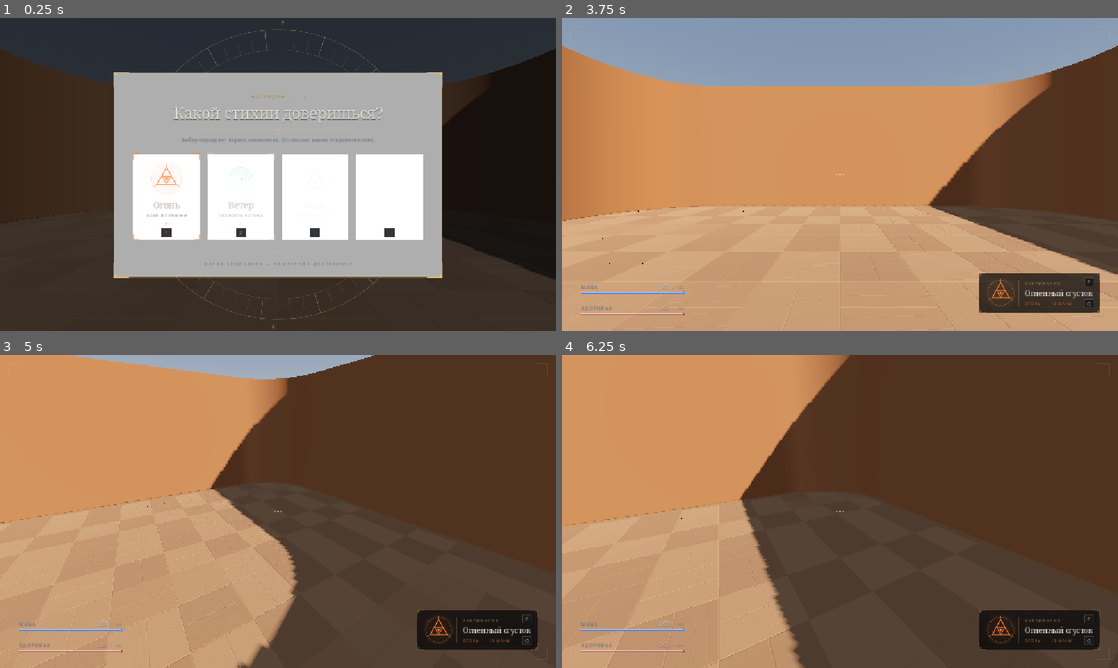
Above: before the commit, frames 1-4 (two rows, left to right).
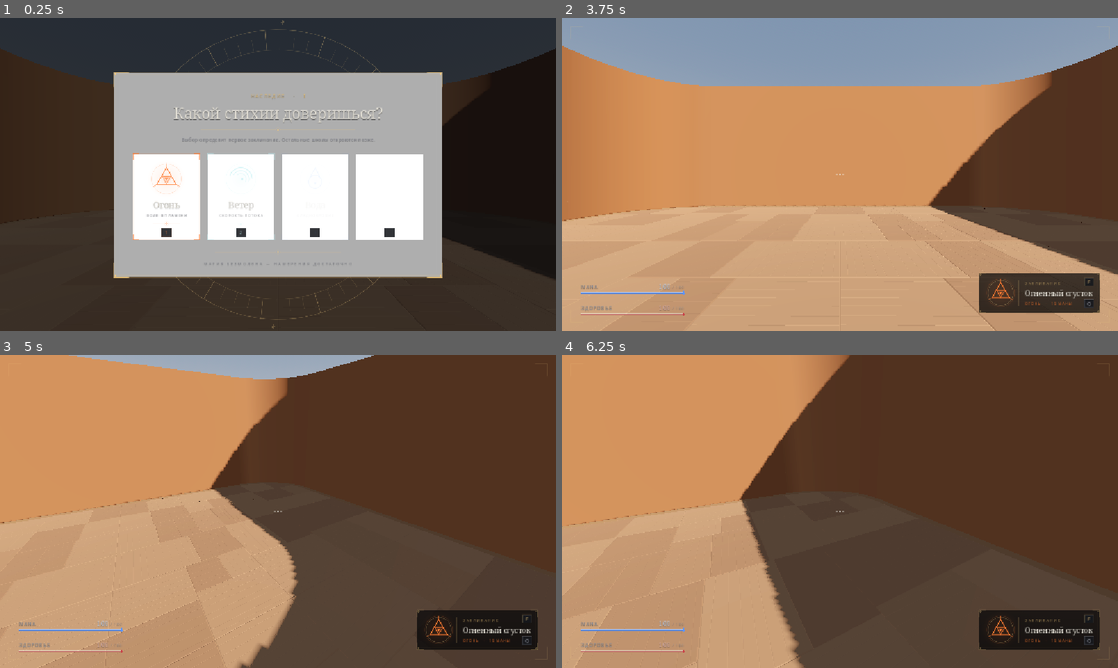
Above: after the commit, the same moments.

Repository: Tunwell1/test-game
Game: Godot game, scene res://main.tscn
Two runs of this game, one before a commit and one after it. Both use one fixed random seed, a clock stepped at 60 frames per second and the inputs below.
Inputs (mouse positions are in pixels of both pictures, inside the frame that each line leads up to):
- Up to frame 1 (0.25 s): no input
- Up to frame 2 (3.75 s): tap Enter at 0.5 s; move the mouse to (812, 237) at 0.52 s; hold W (move_forward) 0.53-2.03 s; tap F (cast_spell) at 0.6 s; click (812, 237) at 0.67 s; tap Space (jump) at 0.77, 1.52, 3.02, 3.5 s; move the mouse to (1006, 221) at 1.27 s; tap Ctrl (crouch) at 1.35 s; move the mouse to (673, 127) at 2.02 s; hold A (move_left) 2.03-3.53 s; tap E (interact) at 2.1 s; move the mouse to (867, 174) at 2.77 s; tap Q (next_spell) at 2.85 s; click (867, 174) at 2.92 s; move the mouse to (756, 96) at 3.52 s; hold S (move_back) from 3.53 s (still down); tap 1 (pick_school_1) at 3.6 s
- Up to frame 3 (5 s): tap Space (jump) at 3.77, 4.52 s; move the mouse to (305, 511) at 4.27 s; release S (move_back) at 4.28 s; hold W (move_forward) from 4.28 s (still down); tap 2 (pick_school_2) at 4.35 s
- Up to frame 4 (6.25 s): move the mouse to (812, 511) at 5.02 s; tap 3 (pick_school_3) at 5.1 s; click (812, 511) at 5.17 s; move the mouse to (851, 505) at 5.77 s; release W (move_forward) at 5.78 s; hold D (move_right) from 5.78 s (still down); tap 4 (pick_school_4) at 5.85 s; tap Space (jump) at 6.02 s

The runs differ from the first frame. In frame 2, 0.3% of the frame differs, in the area x 7-100%, y 60-100%; in frame 3, 0.4%, in the area x 0-54%, y 43-100%; in frame 4, 0.2%.

Commit message:
Add seven symmetric floor pattern previews
Co-authored-by: arena-agent <297053741+arena-agent@users.noreply.github.com>

Diff:
--- /dev/null
+++ b/floor_variant_selector.gd
@@ -0,0 +1,53 @@
+extends Node3D
+
+## Lets you compare the seven mirrored floor candidates in the running scene.
+## Press F1-F7 to load a floor; only the selected mesh stays in the scene.
+const FLOOR_SCENES: Array[String] = [
+	"res://Models/Floor/Wood_Floor_Whole.glb",
+	"res://Models/Floor/Wood_Floor_Variant_02.glb",
+	"res://Models/Floor/Wood_Floor_Variant_03.glb",
+	"res://Models/Floor/Wood_Floor_Variant_04.glb",
+	"res://Models/Floor/Wood_Floor_Variant_05.glb",
+	"res://Models/Floor/Wood_Floor_Variant_06.glb",
+	"res://Models/Floor/Wood_Floor_Variant_07.glb",
+]
+const HOTKEYS := [KEY_F1, KEY_F2, KEY_F3, KEY_F4, KEY_F5, KEY_F6, KEY_F7]
+
+var current_floor: Node3D
+var current_index := -1
+
+
+func _ready() -> void:
+	_show_floor(0)
+
+
+func _unhandled_key_input(event: InputEvent) -> void:
+	var key_event := event as InputEventKey
+	if key_event == null or not key_event.pressed or key_event.echo:
+		return
+	for index in HOTKEYS.size():
+		if key_event.keycode == HOTKEYS[index]:
+			_show_floor(index)
+			get_viewport().set_input_as_handled()
+			return
+
+
+func _show_floor(index: int) -> void:
+	if index < 0 or index >= FLOOR_SCENES.size():
+		return
+	if current_floor != null:
+		current_floor.queue_free()
+		current_floor = null
+
+	var packed := load(FLOOR_SCENES[index]) as PackedScene
+	if packed == null:
+		push_error("Floor preview: could not load %s" % FLOOR_SCENES[index])
+		return
+	current_floor = packed.instantiate() as Node3D
+	if current_floor == null:
+		push_error("Floor preview: %s is not a Node3D scene" % FLOOR_SCENES[index])
+		return
+	current_floor.name = "floor_option_%02d" % (index + 1)
+	add_child(current_floor)
+	current_index = index
+	print("Floor option %d/%d — press F1-F7 to compare" % [index + 1, FLOOR_SCENES.size()])
--- a/main.tscn
+++ b/main.tscn
@@ -6,7 +6,7 @@
 [ext_resource type="Script" uid="uid://cnjr2p75ao1pj" path="res://enemy_health_overlay.gd" id="5_overlay"]
 [ext_resource type="PackedScene" path="res://Models/Wall_with_collision.tscn" id="6_7mycd"]
 [ext_resource type="PackedScene" path="res://Models/Corner_Wall_with_collision.tscn" id="9_kek77"]
-[ext_resource type="PackedScene" uid="uid://dc08ib6tdaf3l" path="res://Models/Floor/Wood_Floor_Whole.glb" id="13_woodwhole"]
+[ext_resource type="Script" path="res://floor_variant_selector.gd" id="13_floor_selector"]
 
 [sub_resource type="ProceduralSkyMaterial" id="ProceduralSkyMaterial_1"]
 sky_horizon_color = Color(0.64625, 0.65575, 0.67075, 1)
@@ -139,6 +139,4 @@
 
 [node name="WoodFloor" type="Node3D" parent="." unique_id=-1994967296]
 transform = Transform3D(1, 0, 0, 0, 1, 0, 0, 0, 1, 0, 0.02, 0)
-
-[node name="floor_whole" parent="WoodFloor" unique_id=-1994967295 instance=ExtResource("13_woodwhole")]
-transform = Transform3D(1, 0, 0, 0, 1, 0, 0, 0, 1, 0, 0, 0)
+script = ExtResource("13_floor_selector")
Binary file added: Models/Floor/Wood_Floor_Variant_02.glb
Binary file added: Models/Floor/Wood_Floor_Variant_03.glb
Binary file added: Models/Floor/Wood_Floor_Variant_04.glb
Binary file added: Models/Floor/Wood_Floor_Variant_05.glb
Binary file added: Models/Floor/Wood_Floor_Variant_06.glb
Binary file added: Models/Floor/Wood_Floor_Variant_07.glb
Binary file changed: Models/Floor/Wood_Floor_Whole.glb
Not shown, added: docs/floor_variants.md
